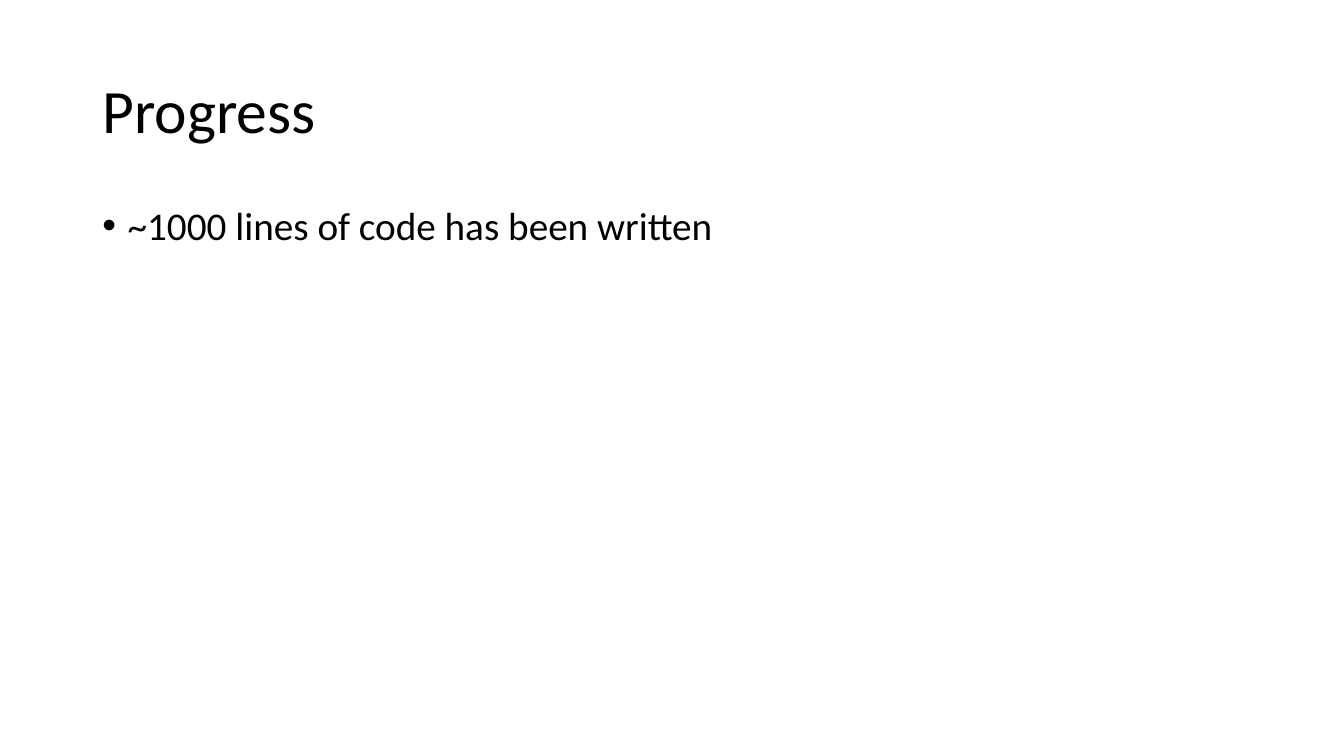
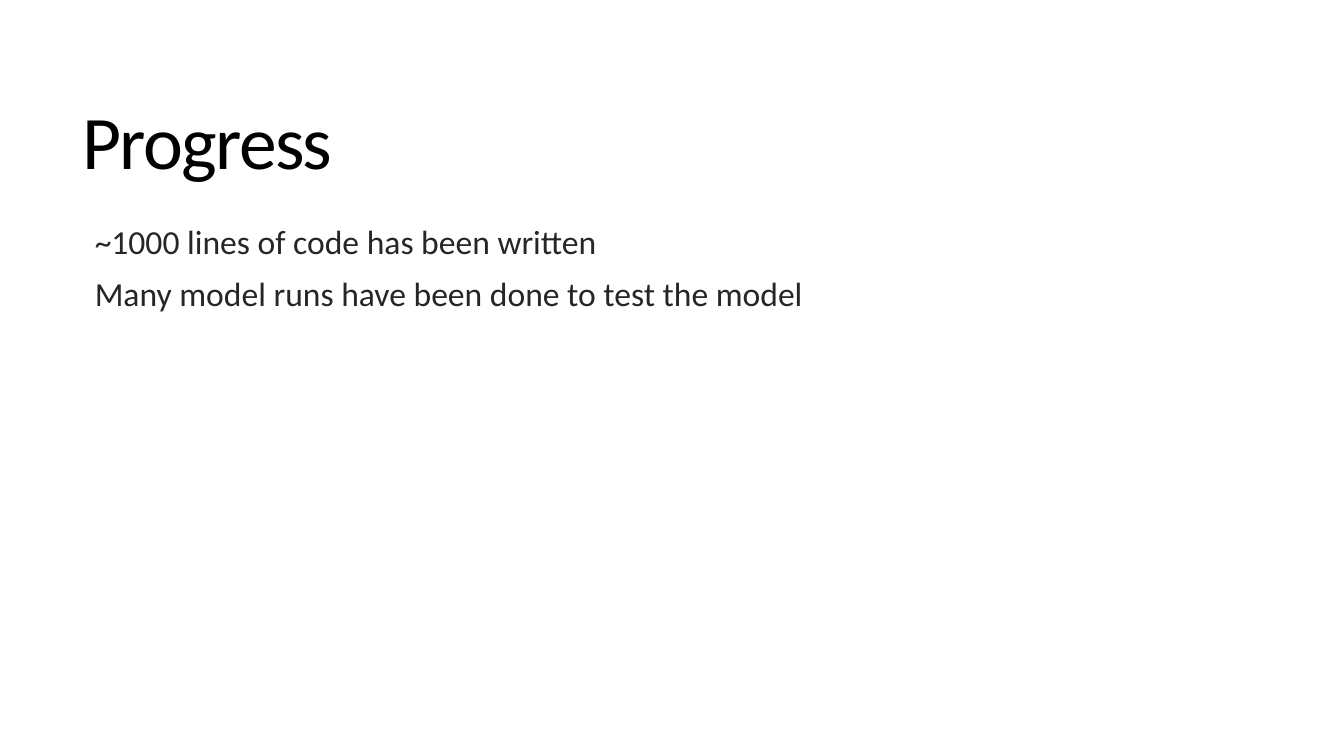
Before and after one commit to sjurmsc/MSC2023, a slide deck: slide 3 of Meeting Presentations/03.11.2022_General_meeting.pptx. Drawn at 1344x756 pixels with LibreOffice and Linux fonts; fonts in the diff are those of the drawing. Boxes give left, top, right and bottom in pixels: in the first picture for what was removed or moved away, otherwise in the second. Text is boxed around its words. In the diff, an @@ line names an element or a change of style, - is before the commit and + after.

```diff
--- a/Meeting Presentations/03.11.2022_General_meeting.pptx
+++ b/Meeting Presentations/03.11.2022_General_meeting.pptx
@@ title "Progress": place and size @@
-title "Progress" at (102, 93, 315, 144)
+title "Progress" at (83, 120, 333, 182)
@@ title "Progress" at (83, 120, 333, 182): size 44 to 54 pt, letter spacing 0 to -1.2 pt; line spacing 0.9 to 0.85 @@
@@ text "~1000 lines of code has ...": place and size @@
-text "~1000 lines of code has ..." at (128, 212, 712, 241)
+text "~1000 lines of code has ..." at (95, 230, 803, 312)
@@ text at (95, 230, 597, 255): size 28 to 24 pt, text colour #000000 to #262626 in "~1000 lines of code has been written"; bullet • to  ; line spacing 0.9 to 0.85; more space between paragraphs @@
@@ text at (95, 282, 803, 312): paragraph added @@
+  Many model runs have been done to test the model
```
Also in this commit, not shown: 2 other slides changed, 6 slides added, 1 other file.
